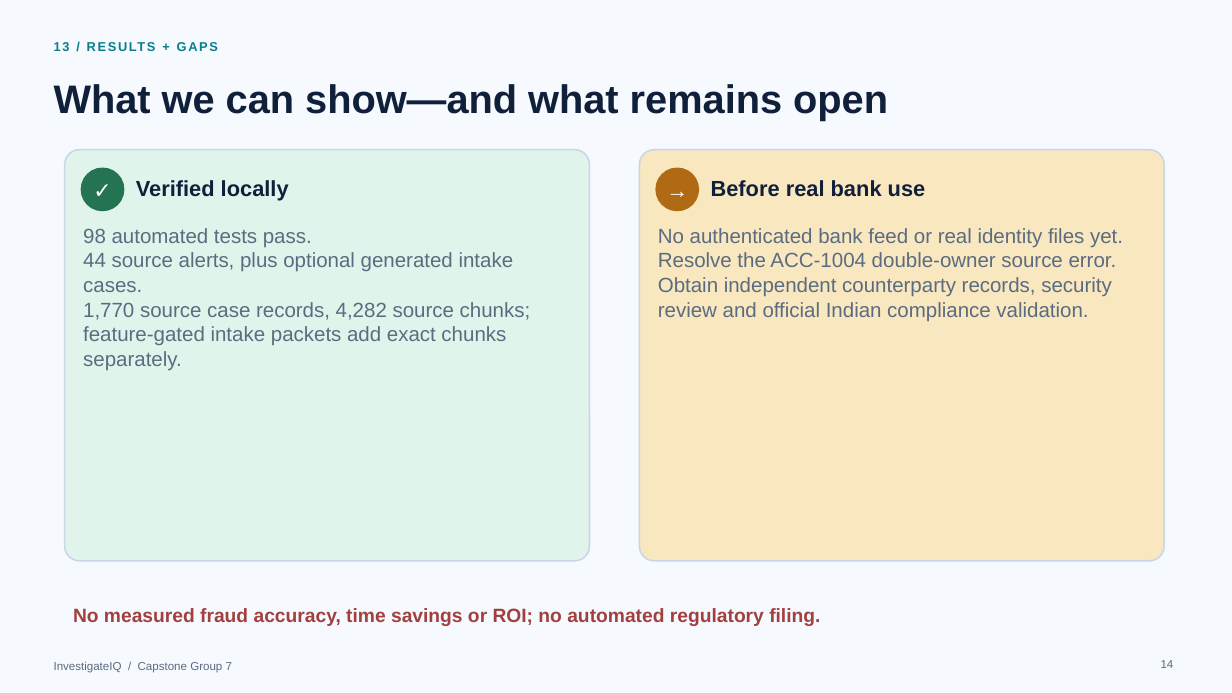
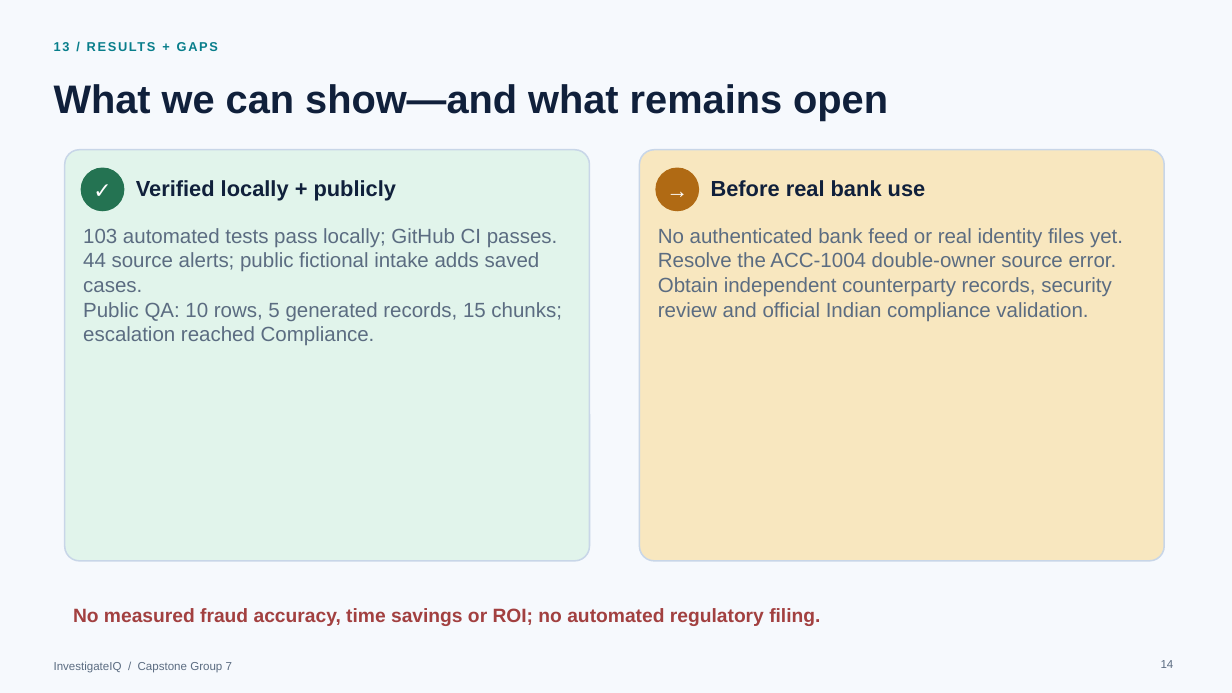
Before and after one commit to swetadminc/CapstoneProject, a slide deck: slide 14 of Product Docs/InvestigateIQ_Technical_Flow.pptx. Drawn at 1232x693 pixels with LibreOffice and Linux fonts; fonts in the diff are those of the drawing. Boxes give left, top, right and bottom in pixels: in the first picture for what was removed or moved away, otherwise in the second. Text is boxed around its words. In the diff, an @@ line names an element or a change of style, - is before the commit and + after.

Commit message:
Show verified public intake flow in walkthrough and deck

```diff
--- a/Product Docs/InvestigateIQ_Technical_Flow.pptx
+++ b/Product Docs/InvestigateIQ_Technical_Flow.pptx
@@ text at box(136, 180, 396, 201): text changed @@
-Verified locally
+Verified locally + publicly
@@ text at box(83, 228, 562, 345): text changed @@
-98 automated tests pass.
-44 source alerts, plus optional generated intake cases.
-1,770 source case records, 4,282 source chunks; feature-gated intake packets add exact chunks separately.
+103 automated tests pass locally; GitHub CI passes.
+44 source alerts; public fictional intake adds saved cases.
+Public QA: 10 rows, 5 generated records, 15 chunks; escalation reached Compliance.
```
Also in this commit, not shown: 12 other files.
